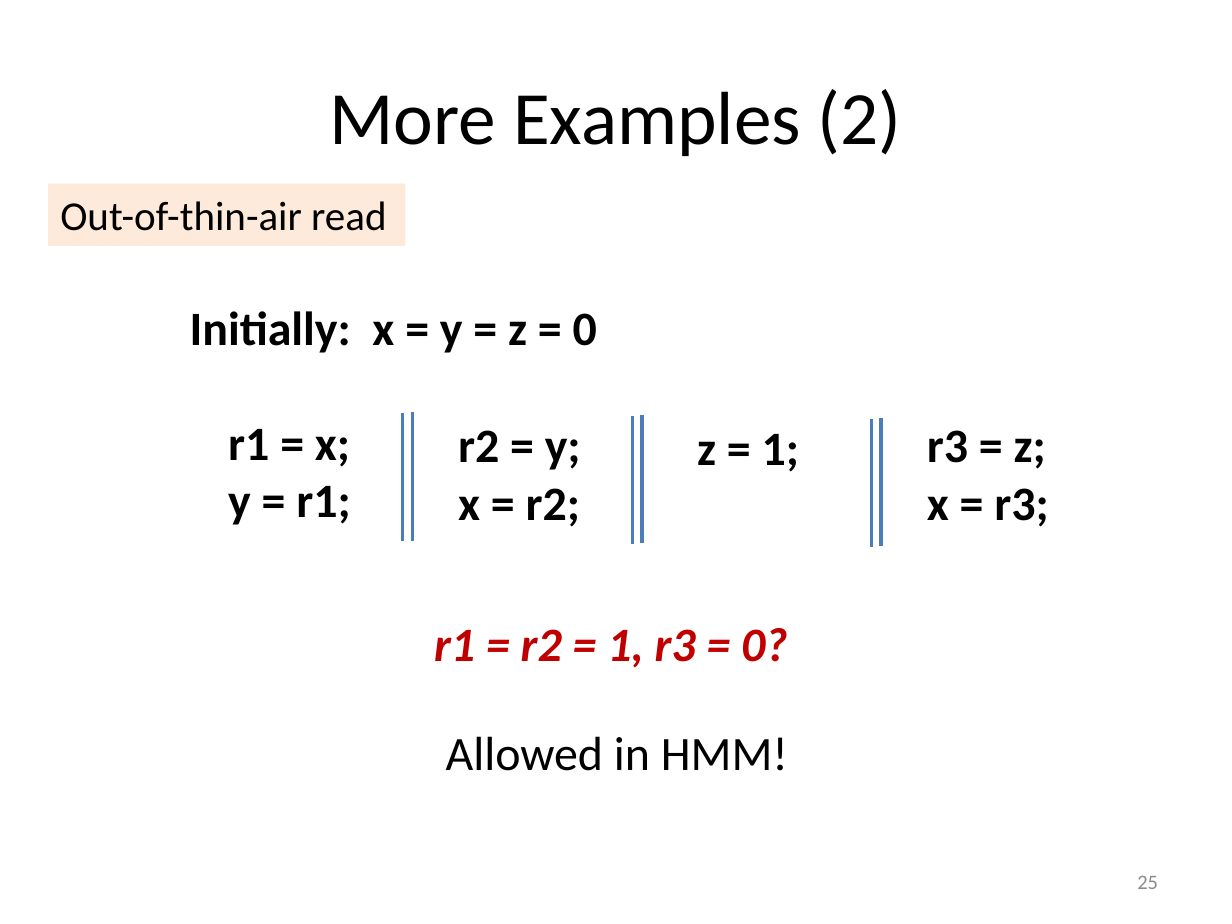
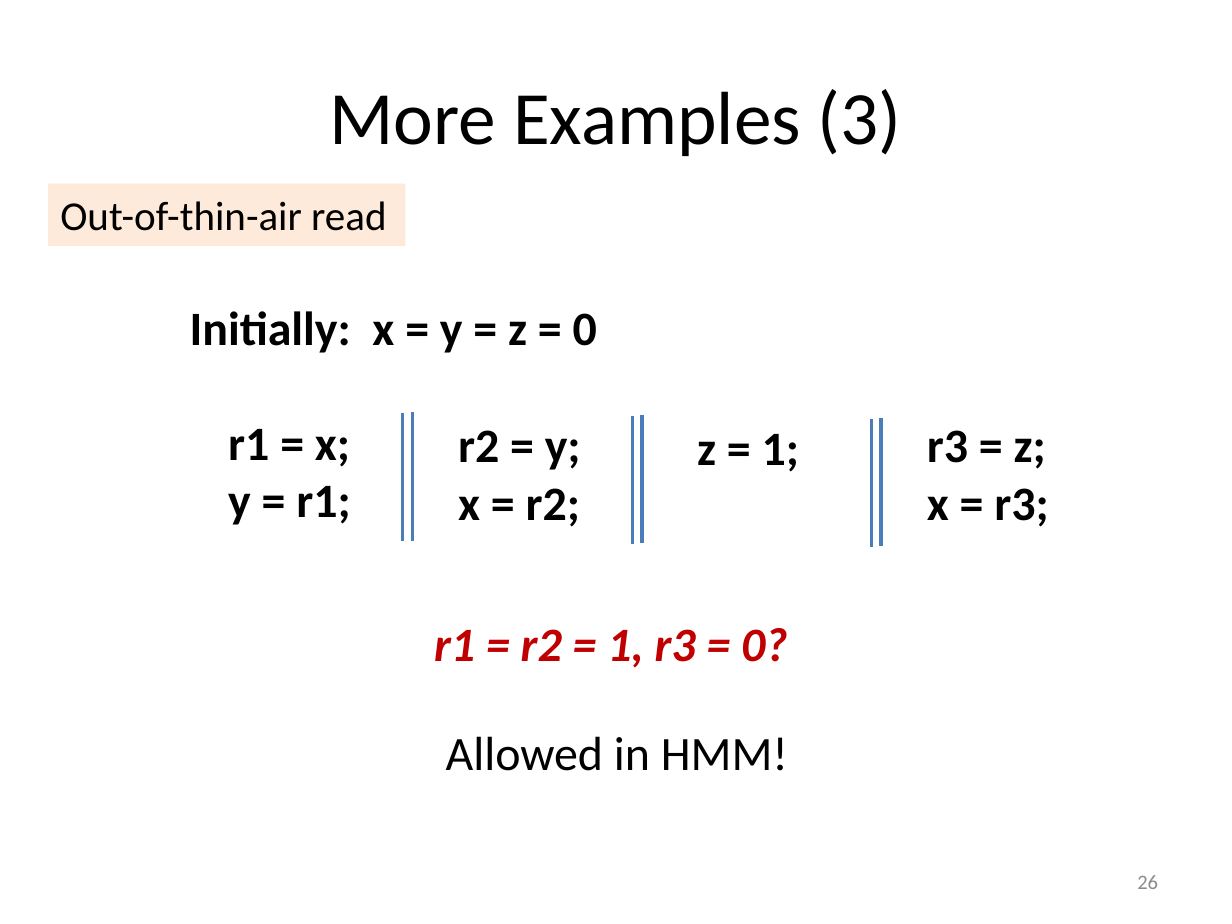
Before and after one commit to hongjin-liang/hongjin-liang.github.io, a slide deck: slide 26 of teaching/concurrency/02_JMM.pptx (slide 25 before the commit). Drawn at 1232x924 pixels with LibreOffice and Linux fonts; fonts in the diff are those of the drawing. Boxes give left, top, right and bottom in pixels: in the first picture for what was removed or moved away, otherwise in the second. Text is boxed around its words. In the diff, an @@ line names an element or a change of style, - is before the commit and + after.

```diff
--- a/teaching/concurrency/02_JMM.pptx
+++ b/teaching/concurrency/02_JMM.pptx
@@ title at bbox=[329, 89, 902, 156]: text changed @@
-More Examples (2)
+More Examples (3)
@@ page number at bbox=[1137, 875, 1158, 889]: text changed @@
-25
+26
```
Also in this commit, not shown: 8 other slides changed, 1 slide added, 3 other files.
